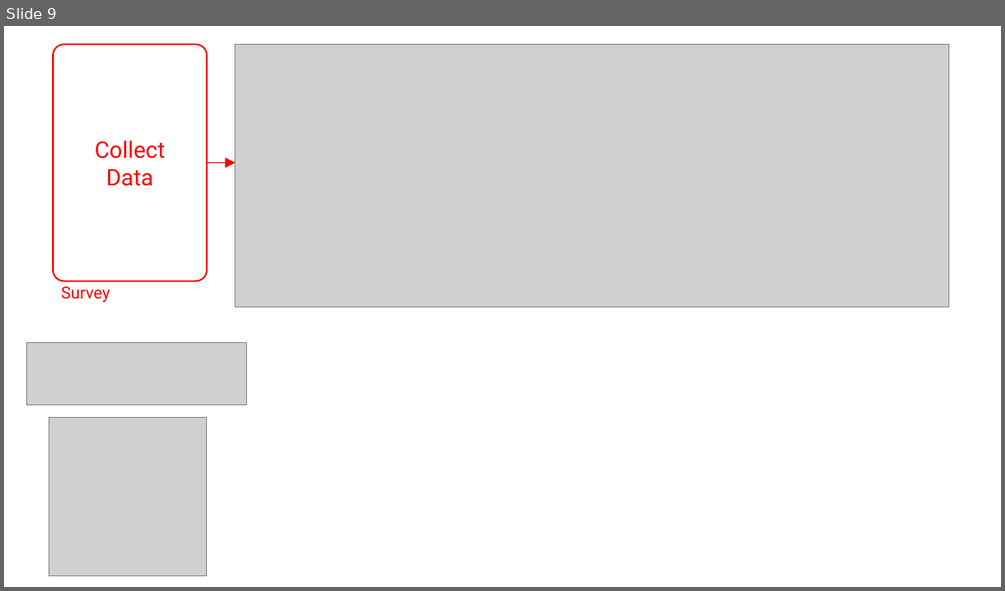
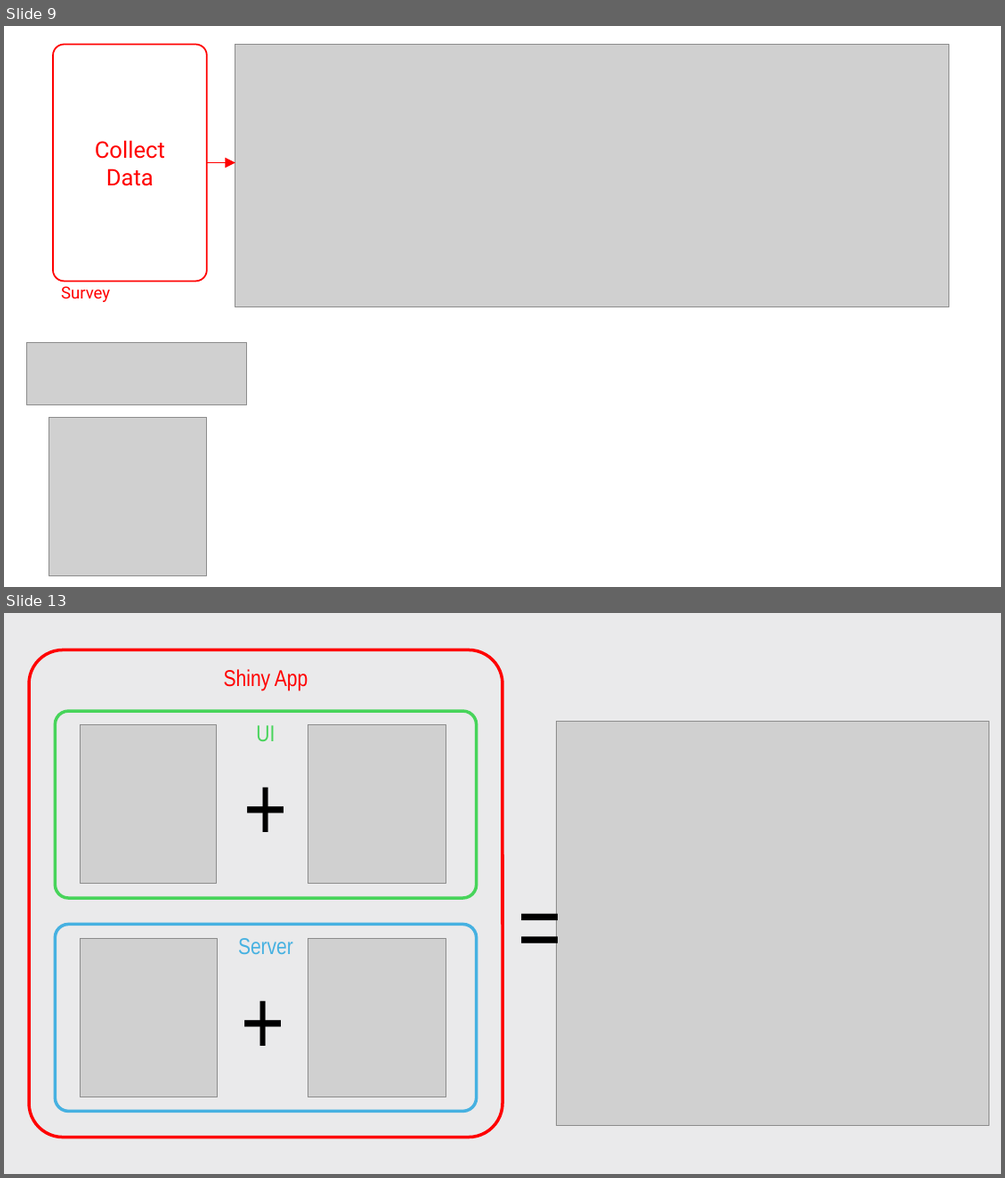
Before and after one commit to jhelvy/2025-posit-conf-surveydown, a slide deck: images/images.pptx. Shown one above the other, each under a label of ours: slide 9 before the commit, slides 9 and 13 after it; the slides between them are not shown. The pictures are 1005x591 and 1005x1178 pixels, drawn with LibreOffice and Linux fonts; fonts in the diff are those of the drawing; grey boxes stand for pictures. Boxes give left, top, right and bottom in pixels: in the first picture for what was removed or moved away, otherwise in the second. Text is boxed around its words. In the diff, an @@ line names an element or a change of style, - is before the commit and + after.

```diff
--- a/images/images.pptx
+++ b/images/images.pptx
@@ slide 13 added at (x1=4, y1=613, x2=1001, y2=1174), background #EAEAEB @@
@@ rounded rectangle added at (x1=29, y1=649, x2=502, y2=1136), outline #FF0000 3 pt, 22 pt, text #FF0000 @@
+Shiny App
@@ rounded rectangle added at (x1=55, y1=711, x2=477, y2=898), outline #47D45A 3 pt, 22 pt, text #47D45A @@
+UI
@@ picture added at (x1=80, y1=724, x2=217, y2=882) @@
@@ text added at (x1=236, y1=746, x2=278, y2=863), 88 pt, text #000000 @@
++
@@ picture added at (x1=308, y1=724, x2=446, y2=882) @@
@@ picture added at (x1=556, y1=721, x2=989, y2=1126) @@
@@ text added at (x1=511, y1=864, x2=568, y2=982), 88 pt, text #000000 @@
+=
@@ rounded rectangle added at (x1=55, y1=925, x2=477, y2=1111), outline #46B1E1 3 pt, 22 pt, text #46B1E1 @@
+Server
@@ picture added at (x1=81, y1=938, x2=217, y2=1097) @@
@@ text added at (x1=235, y1=959, x2=275, y2=1078), 88 pt, text #000000 @@
++
@@ picture added at (x1=308, y1=938, x2=446, y2=1096) @@
```
Also in this commit, not shown: 4 other slides added, 1 slide removed, 25 other files.
